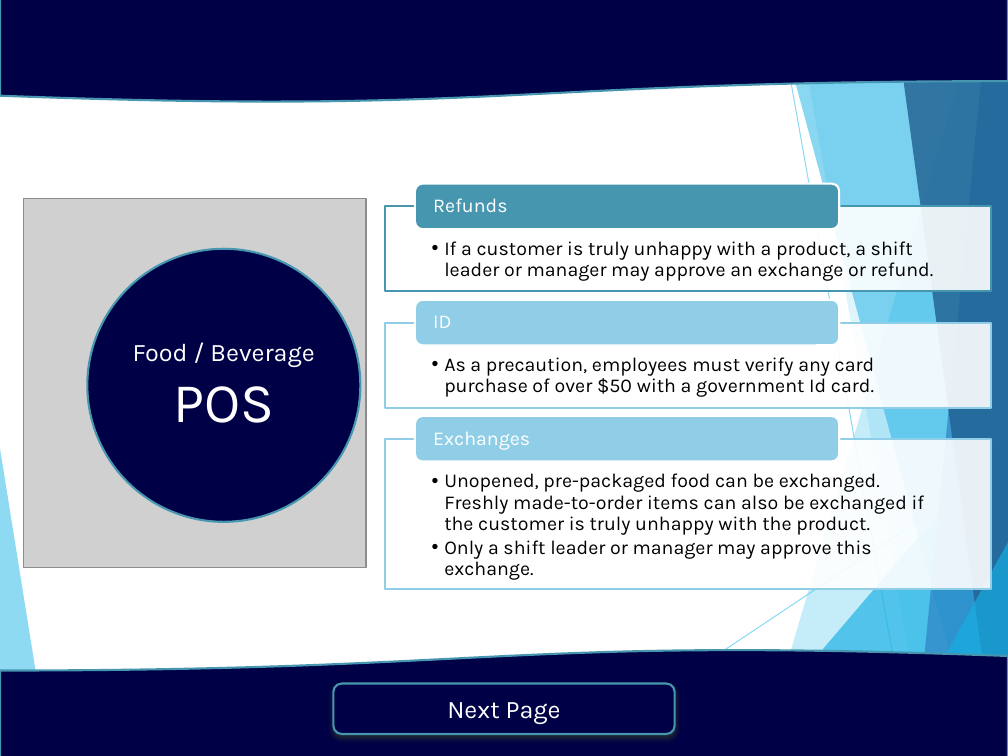
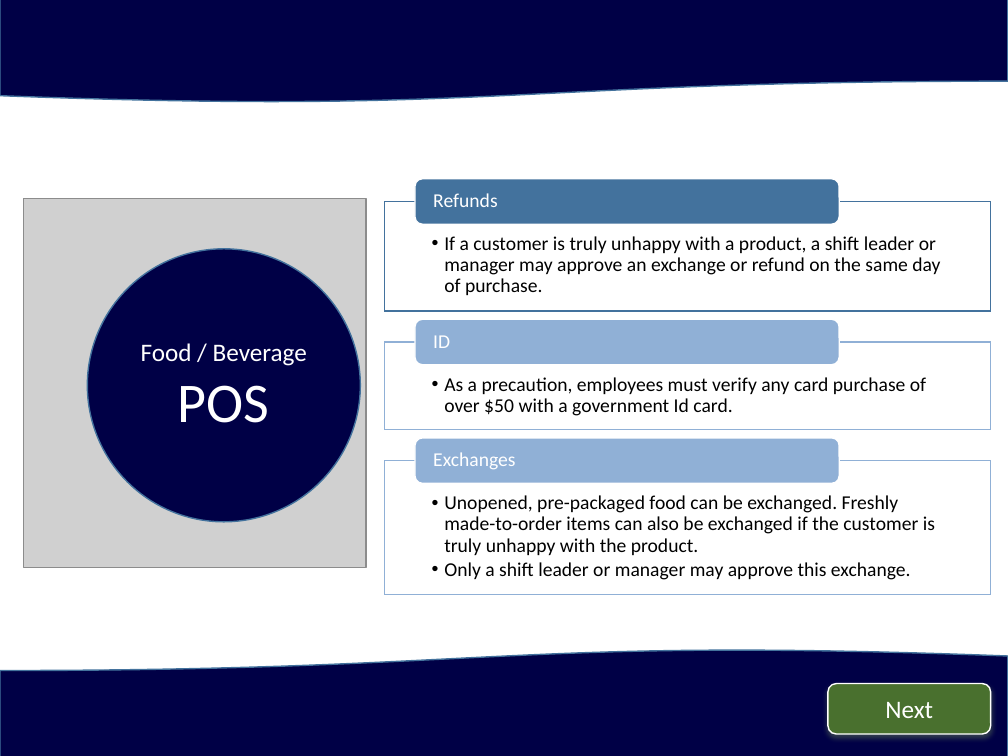
Before and after one commit to jstngoulet/ActiveNet_Trainer, a slide deck: slide 4 of ActiveNet Trainer/PowerPoint Creations/POS-Policy.pptx. Drawn at 1008x756 pixels with LibreOffice and Linux fonts; fonts in the diff are those of the drawing; grey boxes stand for pictures. Boxes give left, top, right and bottom in pixels: in the first picture for what was removed or moved away, otherwise in the second. Text is boxed around its words. In the diff, an @@ line names an element or a change of style, - is before the commit and + after.

```diff
--- a/ActiveNet Trainer/PowerPoint Creations/POS-Policy.pptx
+++ b/ActiveNet Trainer/PowerPoint Creations/POS-Policy.pptx
@@ rounded rectangle: place and size @@
-rounded rectangle at [415, 183, 840, 229]
+rounded rectangle at [415, 178, 840, 224]
@@ rounded rectangle at [415, 178, 840, 224]: fill #4696B1 to #43739E; outline #FFFFFF 1.5 pt to #FFFFFF 1 pt @@
@@ outline #4696B1 1.5 pt to #43739E 1 pt in 3 elements at [0, 0, 1008, 103], [0, 649, 1008, 756], [385, 202, 991, 311] @@
@@ rectangle: place and size @@
-rectangle at [385, 207, 991, 291]
+rectangle at [385, 202, 991, 311]
@@ text at [444, 236, 940, 295]: text changed; font Karla to Calibri @@
-  •• If a customer is truly unhappy with a product, a shift leader or manager may approve an exchange or refund.
+  •• If a customer is truly unhappy with a product, a shift leader or manager may approve an exchange or refund on the same day of purchase.
@@ ellipse "Food / Beverage" at [88, 249, 361, 522]: font Karla to Calibri; outline #4696B1 1.5 pt to #43739E 1 pt @@
@@ rounded rectangle at [415, 320, 840, 365]: fill #90CEE7 to #91B1D6; outline #FFFFFF 1.5 pt to #FFFFFF 1 pt @@
@@ 3 texts, 2 rounded rectangles, 1 rectangle: place and size @@
-3 texts, 2 rounded rectangles, 1 rectangle at [385, 299, 991, 462]
+3 texts, 2 rounded rectangles, 1 rectangle at [385, 320, 991, 483]
@@ rectangle at [385, 342, 991, 429]: outline #90CEE7 1.5 pt to #91B1D6 1 pt @@
@@ rounded rectangle at [415, 437, 840, 483]: fill #90CEE7 to #91B1D6; outline #FFFFFF 1.5 pt to #FFFFFF 1 pt @@
@@ font Karla to Calibri in 5 elements at [433, 193, 497, 207], [444, 495, 935, 580], [433, 335, 450, 348], [444, 377, 926, 416], [433, 452, 515, 469] @@
@@ text "Unopened, pre-packaged food can be ...": place and size @@
-text "Unopened, pre-packaged food can be ..." at [444, 473, 925, 580]
+text "Unopened, pre-packaged food can be ..." at [444, 495, 935, 580]
@@ rectangle: place and size @@
-rectangle at [385, 438, 991, 590]
+rectangle at [385, 461, 991, 595]
@@ rectangle at [385, 461, 991, 595]: outline #90CEE7 1.5 pt to #91B1D6 1 pt @@
@@ group removed at [0, 0, 1008, 756]: 8 freeform shapes, 2 lines @@
@@ rounded rectangle "Next": place and size @@
-rounded rectangle "Next" at [334, 683, 675, 734]
+rounded rectangle "Next" at [828, 683, 991, 734]
@@ rounded rectangle "Next" at [828, 683, 991, 734]: fill #000046 to #49702E; outline #4696B1 1.5 pt to #FFFFFF 1 pt; shadow changed @@
@@ text in rounded rectangle at [885, 702, 933, 718]: text changed; font Karla to Calibri @@
-Next Page
+Next
```
Also in this commit, not shown: 5 other slides changed, 12 other files.
